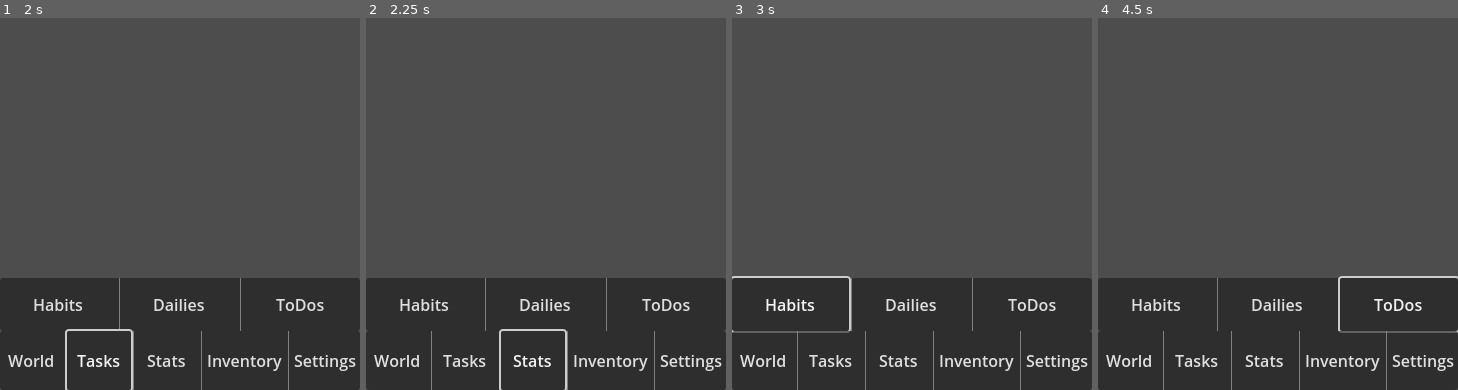
Above: before the commit, frames 1-4 (left to right).
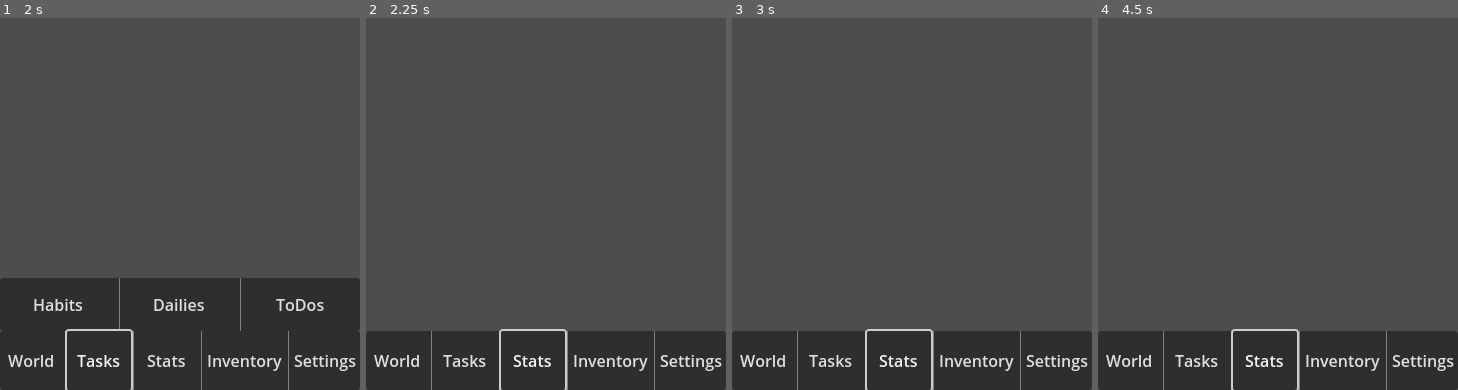
Above: after the commit, the same moments.

Repository: Knight-XAura/TaskRPG
Game: Godot game, scene res://main.tscn
The game is run twice, just before and just after one commit, with the same random seed, the same clock (stepped at 60 frames per second) and the same inputs. The project has no main scene, so this scene is started directly. The engine's default icon, where the game draws it, is replaced by a stand-in: a white triangle on a blue panel in a dark square.
Inputs (mouse positions are in pixels of both pictures, inside the frame that each line leads up to):
- Up to frame 1 (2 s): click "World" at 0.5 s; click "Tasks" at 1.25 s
- Up to frame 2 (2.25 s): click "Stats" at 2 s
- Up to frame 3 (3 s): click (789, 304) at 2.75 s, where only the run before the commit has a clickable "Habits"
- Up to frame 4 (4.5 s): click (1278, 304) at 3.5 s, where only the run before the commit has a clickable "Dailies"; click (1400, 304) at 4.25 s, where only the run before the commit has a clickable "ToDos"

Frame 1 is identical in both runs. In frame 2, 14% of the frame differs, in the area x 0-100%, y 69-85%; in frame 3, 15%; in frame 4, 15%, in the area x 0-100%, y 69-100%.

Commit message:
Refactoring Main

Diff:
--- a/Main.gd
+++ b/Main.gd
@@ -1,24 +1,31 @@
 extends VBoxContainer
 
-@onready var svp_container: SubViewportContainer = $SVPContainer
 
-var tasks_scene: PackedScene = preload("res://menu/tasks/tasks.tscn")
+@onready var view: Control = $View
+@onready var world: SubViewportContainer = $View/SVPContainer
+
+var tab_scenes: Array[PackedScene] = [null, preload("res://menu/tasks/tasks.tscn"), null]
 
 enum MENU_TABS {
-	SVPCONTAINER = 0,
+	WORLD = 0,
 	TASKS = 1
 }
 
-var current_tab: int = MENU_TABS.SVPCONTAINER
+var current_tab_eid: MENU_TABS = MENU_TABS.WORLD
 
-@onready var cached_tab: Control = svp_container
+@onready var current_tab: Control = world
 
-func _on_tasks_pressed() -> void:
-	if current_tab != MENU_TABS.TASKS:
-		var tasks: VBoxContainer = tasks_scene.instantiate()
-		add_child(tasks, true)
-		move_child(tasks, 1)
-		cached_tab.hide()
-		cached_tab = tasks
-		current_tab = MENU_TABS.TASKS
-# This needs more work with the variables and see if we can remove move_child
+
+func _on_menu_pressed(new_tab_eid: int) -> void:
+	if current_tab_eid != new_tab_eid:
+		var tab_to_hide: Control = current_tab
+		var tab_to_show = tab_scenes[new_tab_eid].instantiate() as Control if tab_scenes[new_tab_eid] else world
+		if tab_to_show != world:
+			view.add_child(tab_to_show, true)
+		current_tab = tab_to_show
+		current_tab_eid = new_tab_eid
+		if current_tab_eid == MENU_TABS.WORLD:
+			current_tab.show()
+		tab_to_hide.hide()
+		if tab_to_hide != world:
+			tab_to_hide.queue_free()
--- a/main.tscn
+++ b/main.tscn
@@ -18,19 +18,28 @@
 theme_override_constants/separation = 0
 script = ExtResource("1_8c7xw")
 
-[node name="SVPContainer" type="SubViewportContainer" parent="HUD/Main"]
+[node name="View" type="Control" parent="HUD/Main"]
 layout_mode = 2
+size_flags_vertical = 3
+
+[node name="SVPContainer" type="SubViewportContainer" parent="HUD/Main/View"]
+layout_mode = 1
+anchors_preset = 15
+anchor_right = 1.0
+anchor_bottom = 1.0
+grow_horizontal = 2
+grow_vertical = 2
 size_flags_vertical = 3
 stretch = true
 
-[node name="SubViewport" type="SubViewport" parent="HUD/Main/SVPContainer"]
+[node name="SubViewport" type="SubViewport" parent="HUD/Main/View/SVPContainer"]
 disable_3d = true
 handle_input_locally = false
 audio_listener_enable_2d = true
 size = Vector2i(360, 581)
 render_target_update_mode = 4
 
-[node name="World" parent="HUD/Main/SVPContainer/SubViewport" instance=ExtResource("1_w8jnb")]
+[node name="World" parent="HUD/Main/View/SVPContainer/SubViewport" instance=ExtResource("1_w8jnb")]
 
 [node name="MenuContainer" type="PanelContainer" parent="HUD/Main"]
 layout_mode = 2
@@ -87,4 +96,6 @@
 text = "Settings"
 flat = true
 
-[connection signal="pressed" from="HUD/Main/MenuContainer/Menu/Tasks" to="HUD/Main" method="_on_tasks_pressed"]
+[connection signal="pressed" from="HUD/Main/MenuContainer/Menu/World" to="HUD/Main" method="_on_menu_pressed" binds= [0]]
+[connection signal="pressed" from="HUD/Main/MenuContainer/Menu/Tasks" to="HUD/Main" method="_on_menu_pressed" binds= [1]]
+[connection signal="pressed" from="HUD/Main/MenuContainer/Menu/Stats" to="HUD/Main" method="_on_menu_pressed" binds= [2]]
